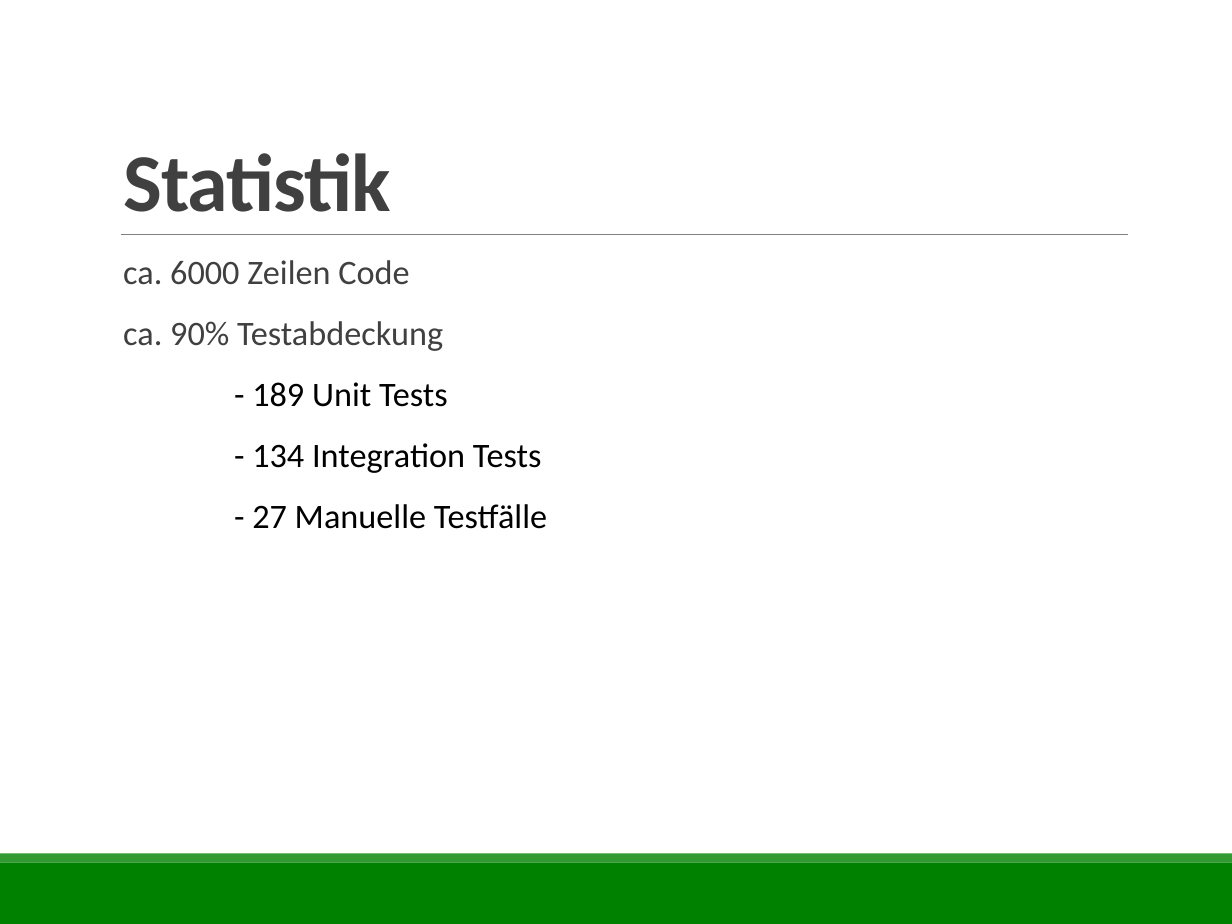
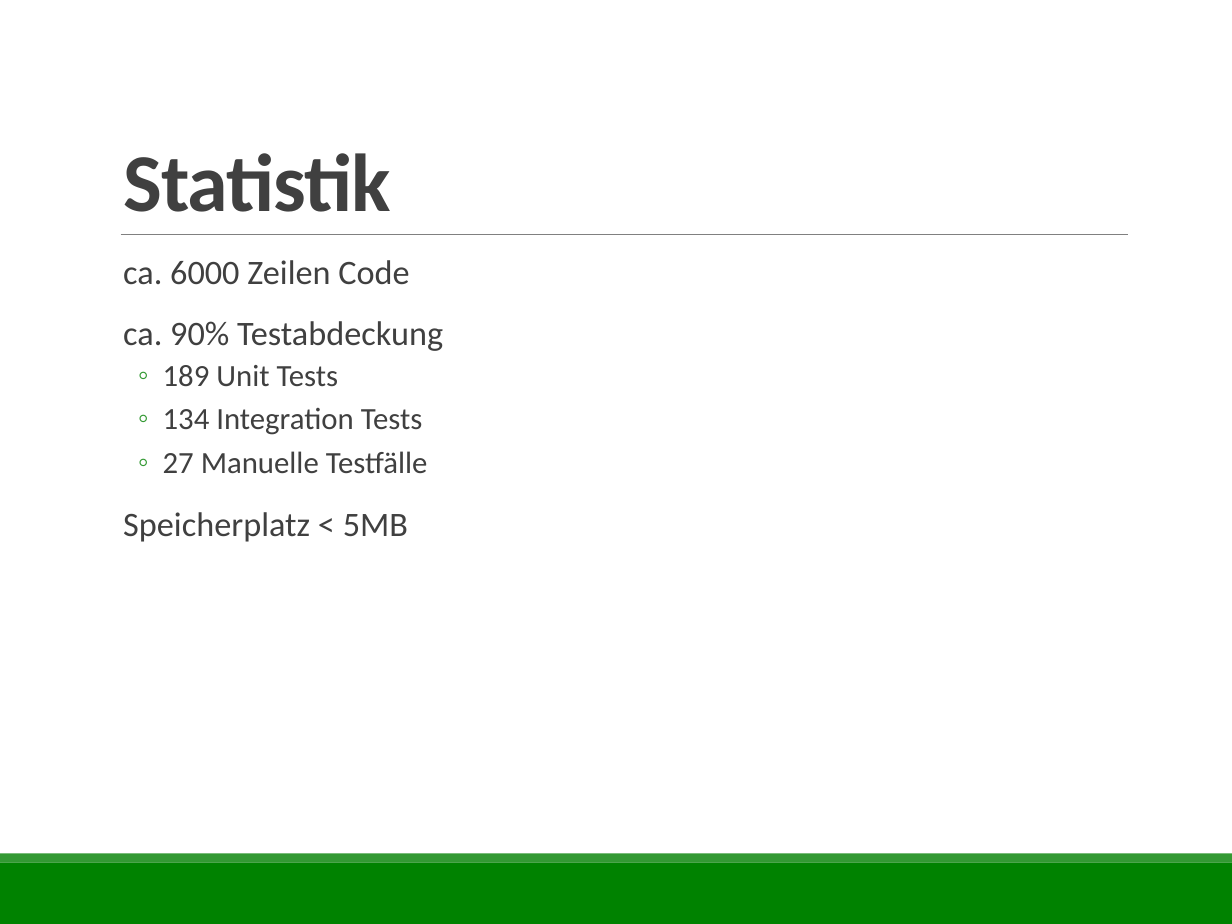
Before and after one commit to rethesa/pse-android-go-server, a slide deck: slide 8 of Abschlusspräsentation/Abschlusspräsentation.pptx. Drawn at 1232x924 pixels with LibreOffice and Linux fonts; fonts in the diff are those of the drawing. Boxes give left, top, right and bottom in pixels: in the first picture for what was removed or moved away, otherwise in the second. Text is boxed around its words. In the diff, an @@ line names an element or a change of style, - is before the commit and + after.

```diff
--- a/Abschlusspräsentation/Abschlusspräsentation.pptx
+++ b/Abschlusspräsentation/Abschlusspräsentation.pptx
@@ text at [123,365,428,542]: text changed; size 20 to 18 pt; text colour #000000 to #404040 @@
-- 189 Unit Tests
-- 134 Integration Tests
-- 27 Manuelle Testfälle
+  ◦ 189 Unit Tests
+  ◦ 134 Integration Tests
+  ◦ 27 Manuelle Testfälle
+  Speicherplatz < 5MB
```
Also in this commit, not shown: 1 other slide changed, 1 other file.
